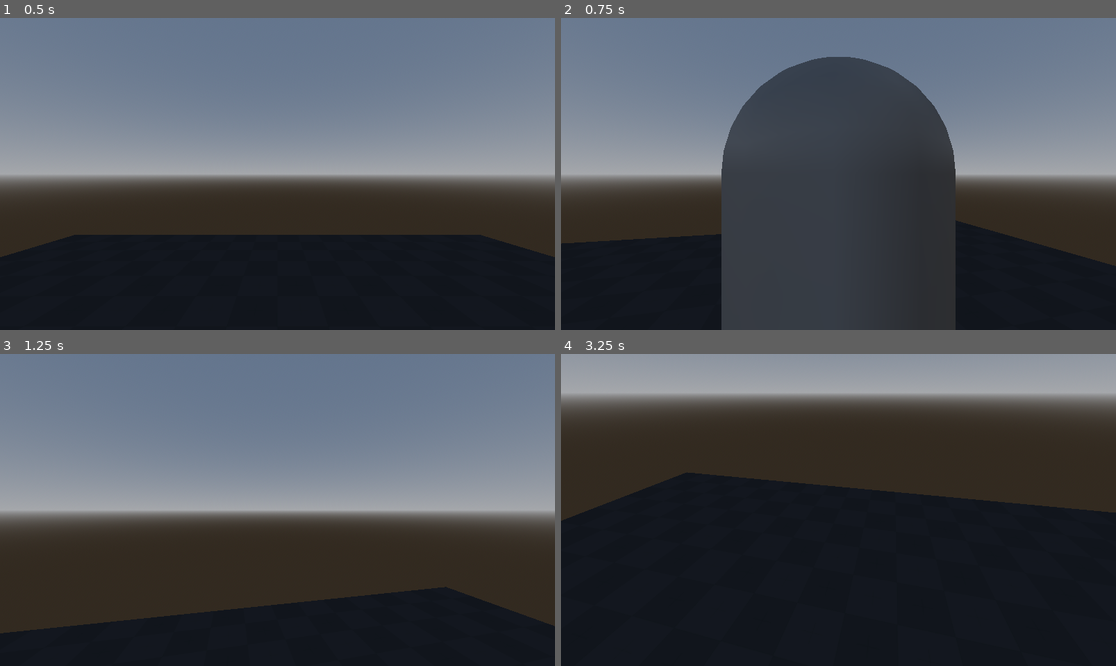
Above: before the commit, frames 1-4 (two rows, left to right).
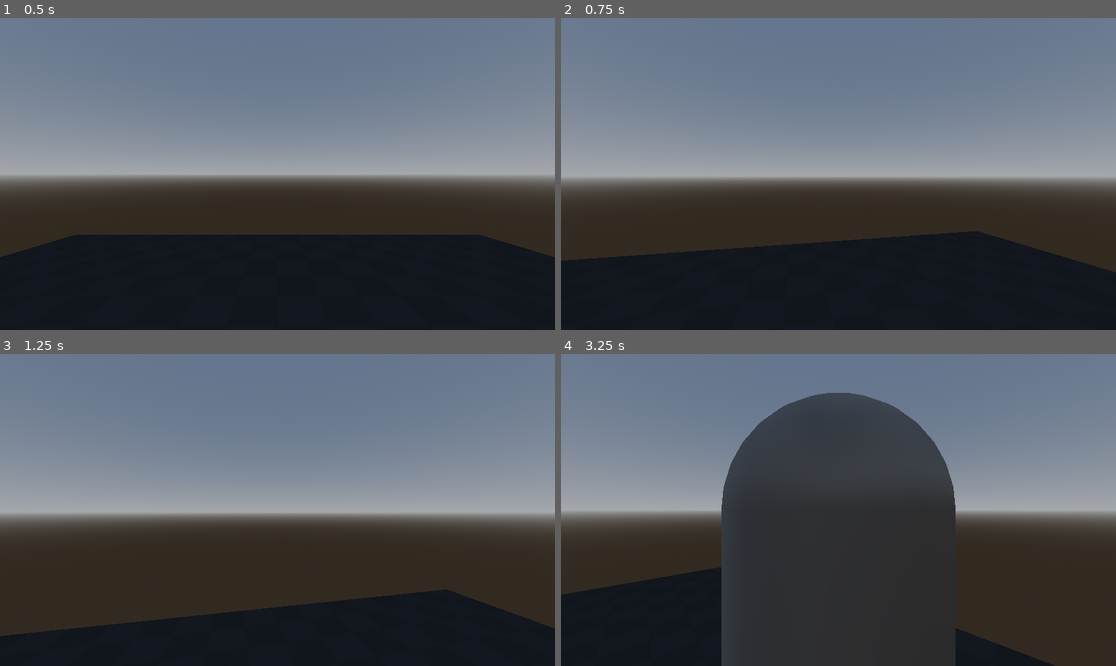
Above: after the commit, the same moments.

Repository: FroggLeo/driving-game
Game: Godot game, scene res://world.tscn
The game is run twice, just before and just after one commit, with the same random seed, the same clock (stepped at 60 frames per second) and the same inputs.
Inputs (mouse positions are in pixels of both pictures, inside the frame that each line leads up to):
- Up to frame 1 (0.5 s): no input
- Up to frame 2 (0.75 s): tap Enter at 0.5 s; move the mouse to (866, 174) at 0.52 s; hold W (move_forward) from 0.53 s (still down); hold V (switch_camera) from 0.53 s (still down)
- Up to frame 3 (1.25 s): keep holding W (move_forward); keep holding V (switch_camera); tap Space (jump) at 0.77 s; tap Mouse wheel up (zoom_in) at 0.8 s
- Up to frame 4 (3.25 s): move the mouse to (727, 525) at 1.27 s; release W (move_forward) at 1.28 s; release V (switch_camera) at 1.28 s; hold S (move_back) 1.28-2.03 s; tap Mouse wheel up (zoom_in) at 1.35, 3.05 s; tap Space (jump) at 1.52, 3.02 s; tap Mouse wheel down (zoom_out) at 1.55 s; move the mouse to (894, 441) at 2.02 s; hold D (move_right) 2.03-2.78 s; hold Mouse wheel down (zoom_out) 2.03-2.78 s; tap V (switch_camera) at 2.3 s; move the mouse to (832, 516) at 2.77 s; hold W (move_forward) from 2.78 s (still down); right-click (832, 516) at 2.85 s

Frame 1 is identical in both runs. In frame 2, 33% of the frame differs, in the area x 0-100%, y 12-100%; in frame 3, 1.5%; in frame 4, 90%, in the area x 0-100%, y 0-100%.

Commit message:
add camera zoom max and auto switch between 3rd and 1st person when zooming in and out

Diff:
--- a/godot_project/globalsettings.gd
+++ b/godot_project/globalsettings.gd
@@ -2,6 +2,7 @@
 
 @export var sensitivity: float = 0.2
 @export var paused: bool = false
+@export var zoom_inc: float = 1
 
 # Called when the node enters the scene tree for the first time.
 #func _ready() -> void:
--- a/godot_project/player/player.gd
+++ b/godot_project/player/player.gd
@@ -1,47 +1,48 @@
 extends CharacterBody3D
 
-var sensitivity = Global.sensitivity
-var first_person = true
+var first_person: bool
 
 # Called when the node enters the scene tree for the first time.
 func _ready():
+	%third_person_spring.spring_length = 0
 	Input.set_mouse_mode(Input.MOUSE_MODE_CAPTURED)
 	$first_person_cam.make_current()
 	Global.paused = false
 
-# mouse movement code
 func _unhandled_input(event):
 	# release mouse on cancel event
 	if event.is_action_pressed("ui_cancel"):
 		if Global.paused:
-			# call to pause menu code here
-			if first_person:
+			if Global.first_person:
 				Input.set_mouse_mode(Input.MOUSE_MODE_CAPTURED)
 			else:
 				Input.set_mouse_mode(Input.MOUSE_MODE_VISIBLE)
 			Global.paused = false
 		else:
+			# call to pause menu code here
 			Input.set_mouse_mode(Input.MOUSE_MODE_VISIBLE)
 			Global.paused = true
 
 	if Global.paused:
 		return
 
+	first_person = %third_person_spring.spring_length == 0
+
 	# first person camera movement
 	if event is InputEventMouseMotion and first_person:
-		rotation_degrees.y -= event.relative.x * sensitivity
-		$first_person_cam.rotation_degrees.x -= event.relative.y * sensitivity
+		rotation_degrees.y -= event.relative.x * Global.sensitivity
+		$first_person_cam.rotation_degrees.x -= event.relative.y * Global.sensitivity
 		# limits for vertical rotation
 		$first_person_cam.rotation_degrees.x = clamp($first_person_cam.rotation_degrees.x, -80, 80)
 
 	# switch camera
-	if event.is_action_pressed("switch_camera"):
-		if first_person:
-			first_person = false
+	if first_person:
+		if event.is_action_pressed("zoom_out"):
+			$third_person_spring.spring_length = Global.zoom_inc
 			$third_person_spring/third_person_cam.make_current()
 			Input.set_mouse_mode(Input.MOUSE_MODE_VISIBLE)
-		else:
-			first_person = true
+		elif event.is_action_pressed("zoom_in"):
+			$third_person_spring.spring_length = 0
 			$first_person_cam.make_current()
 			Input.set_mouse_mode(Input.MOUSE_MODE_CAPTURED)
 
@@ -60,8 +61,6 @@
 		return
 
 	# movement code or something
-	# I have no idea how this works
-	# TODO make it work with 3rd person
 	var input_direction_2D = Input.get_vector("move_left", "move_right", "move_forward", "move_back")
 	var direction
 
@@ -87,9 +86,6 @@
 	velocity.x = direction.x * WALK_SPEED
 	velocity.z = direction.z * WALK_SPEED
 
-
-
-
 	# jumping code
 	if not is_on_floor():
 		velocity.y -= GRAVITY * delta
--- a/godot_project/player/player.tscn
+++ b/godot_project/player/player.tscn
@@ -11,7 +11,7 @@
 
 [sub_resource type="BoxMesh" id="BoxMesh_rkbax"]
 
-[node name="CharacterBody3D" type="CharacterBody3D"]
+[node name="player" type="CharacterBody3D"]
 script = ExtResource("1_4flbx")
 
 [node name="first_person_cam" type="Camera3D" parent="."]
@@ -28,13 +28,12 @@
 
 [node name="third_person_spring" type="SpringArm3D" parent="."]
 unique_name_in_owner = true
-transform = Transform3D(-1, 0, -8.742278e-08, 0, 1, 0, 8.742278e-08, 0, -1, 0, 1.5, 0)
+transform = Transform3D(1, 0, 0, 0, 1, 0, 0, 0, 1, 0, 1.5, 0)
 shape = SubResource("SphereShape3D_oul6g")
-spring_length = -1.0
 script = ExtResource("2_rkbax")
 
 [node name="third_person_cam" type="Camera3D" parent="third_person_spring"]
-transform = Transform3D(-1, 0, 8.742278e-08, 0, 1, 0, -8.742278e-08, 0, -1, 8.742278e-08, 0, -1)
+transform = Transform3D(1, 0, 0, 0, 1, 0, 0, 0, 1, 8.742278e-08, 0, 1)
 
 [node name="MeshInstance3D2" type="MeshInstance3D" parent="."]
 transform = Transform3D(1, 0, 0, 0, 0.5, 0, 0, 0, 0.6, 0, 1.5, -0.29999998)
--- a/godot_project/player/third_person_spring.gd
+++ b/godot_project/player/third_person_spring.gd
@@ -1,4 +1,6 @@
 extends SpringArm3D
+
+var first_person: bool
 
 # Called when the node enters the scene tree for the first time.
 func _ready():
@@ -10,6 +12,11 @@
 
 func _unhandled_input(event: InputEvent) -> void:
 	if Global.paused:
+		return
+
+	first_person = %third_person_spring.spring_length == 0
+
+	if first_person:
 		return
 
 	var mouse_pos: Vector2
@@ -31,11 +38,8 @@
 		rotation_degrees.x = clamp(rotation_degrees.x, -80, 40)
 
 	# zoom in and out
-	# TODO fix clamp, limit min and max zoom
 	# TODO smooth zoom movement
 	if event.is_action_pressed("zoom_in"):
-		%third_person_spring.spring_length += 1
-		clamp(%third_person_spring.spring_length, 0, 8)
-	elif event.is_action_pressed("zoom_out"):
-		%third_person_spring.spring_length -= 1
-		clamp(%third_person_spring.spring_length, 0, 8)
+		%third_person_spring.spring_length -= Global.zoom_inc
+	elif event.is_action_pressed("zoom_out") and %third_person_spring.spring_length <= 10:
+		%third_person_spring.spring_length += Global.zoom_inc
